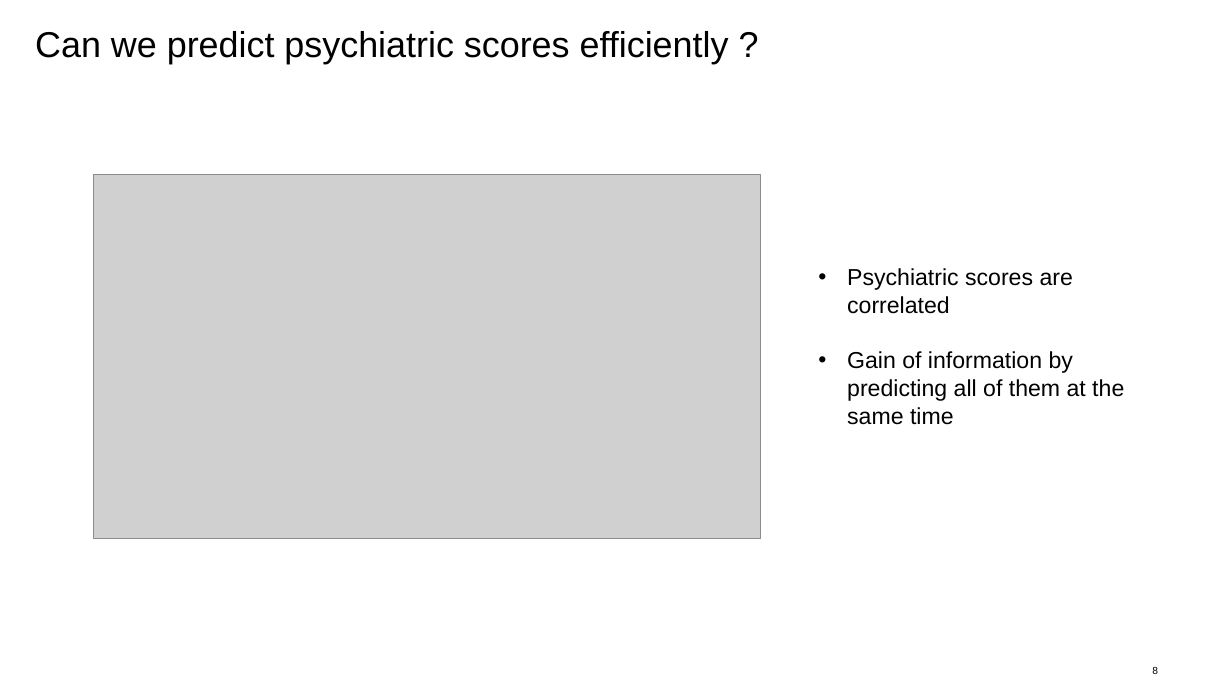
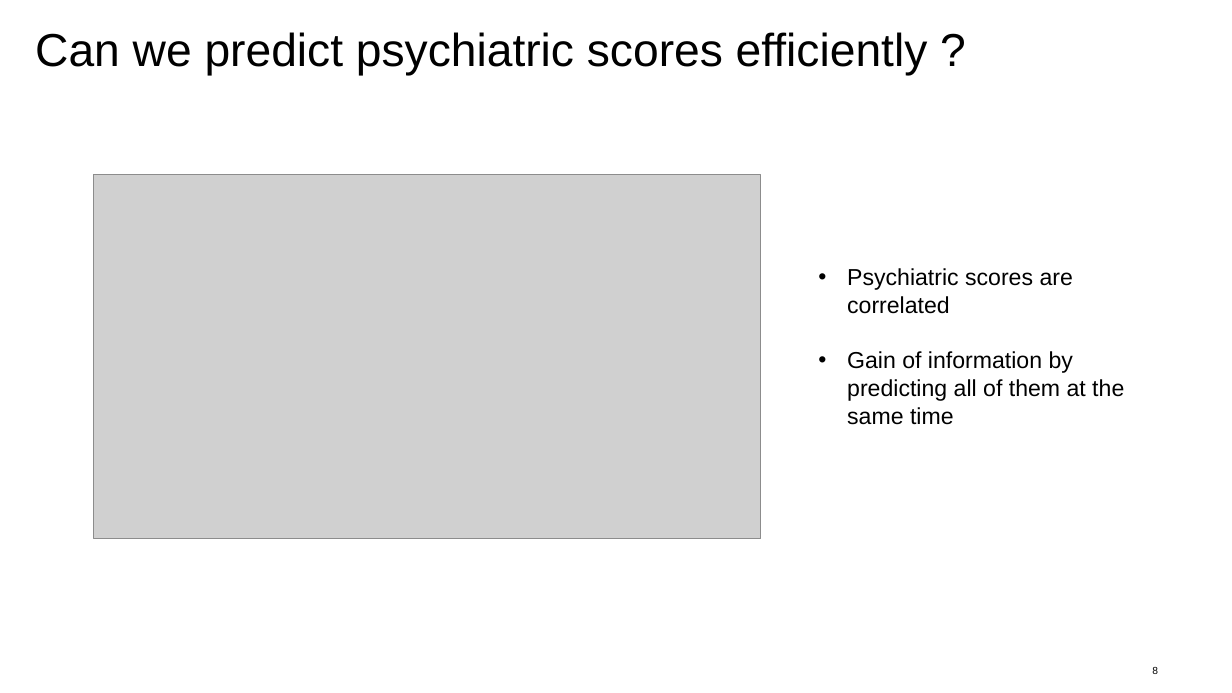
Before and after one commit to pauldelacour/data_sc_lab, a slide deck: slide 8 of presentation/PPDS.pptx. Drawn at 1232x693 pixels with LibreOffice and Linux fonts; fonts in the diff are those of the drawing; grey boxes stand for pictures; background and template pictures are left out. Boxes give left, top, right and bottom in pixels: in the first picture for what was removed or moved away, otherwise in the second. Text is boxed around its words. In the diff, an @@ line names an element or a change of style, - is before the commit and + after.

```diff
--- a/presentation/PPDS.pptx
+++ b/presentation/PPDS.pptx
@@ title "Can we predict psychiatric scores ..." at (x1=35, y1=32, x2=928, y2=75): size 28 to 36 pt @@
```
Also in this commit, not shown: 4 other slides changed.
